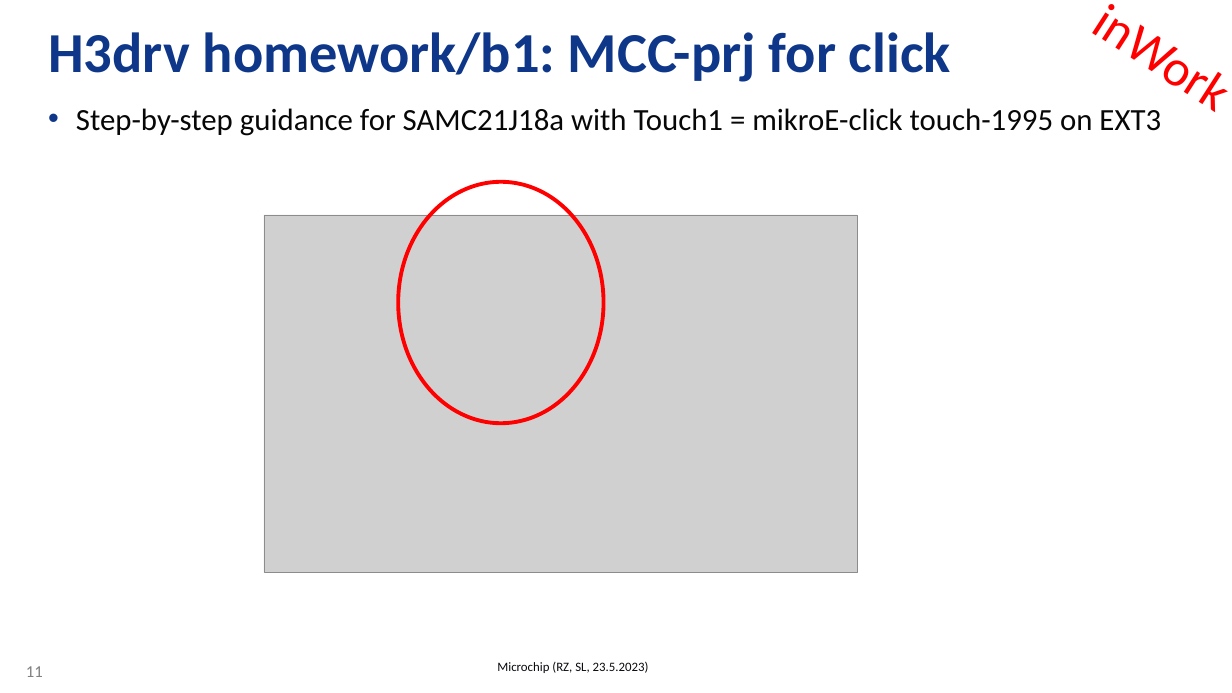
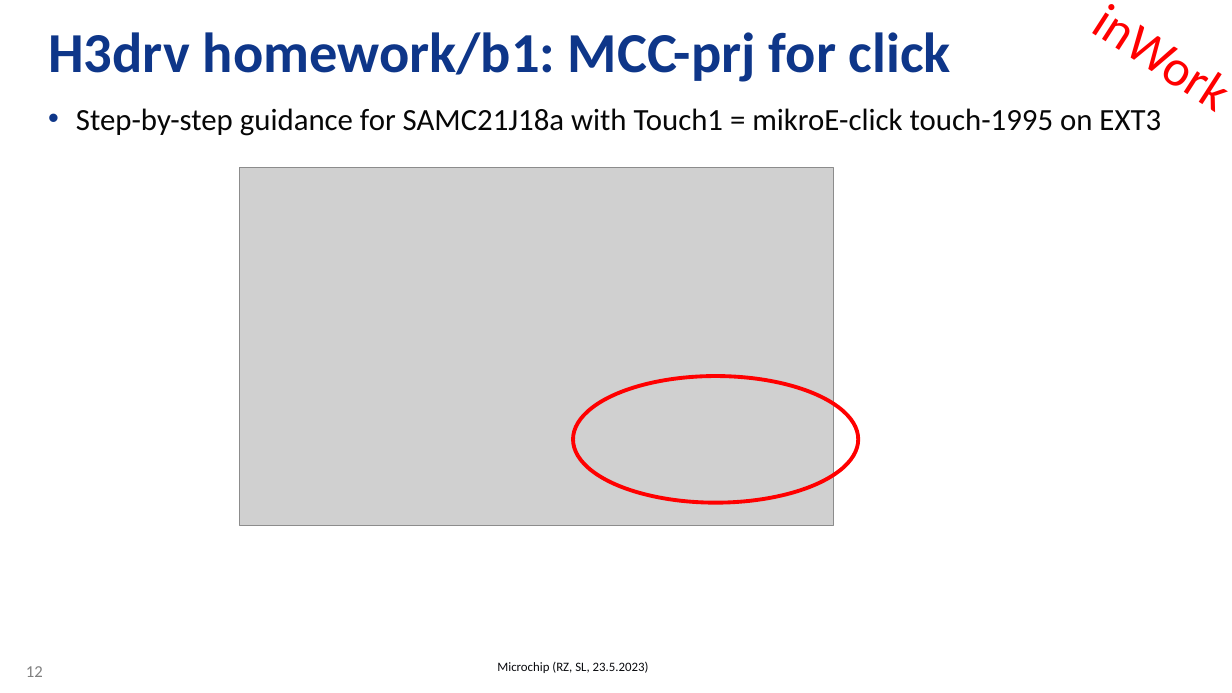
Before and after one commit to stefanluethin-microchip/h3_touch_samc21, a slide deck: slide 12 of H3drvHome_RZ-SL_C21_touch.pptx (slide 11 before the commit). Drawn at 1232x693 pixels with LibreOffice and Linux fonts; fonts in the diff are those of the drawing; grey boxes stand for pictures; background and template pictures are left out. Boxes give left, top, right and bottom in pixels: in the first picture for what was removed or moved away, otherwise in the second. Text is boxed around its words. In the diff, an @@ line names an element or a change of style, - is before the commit and + after.

```diff
--- a/H3drvHome_RZ-SL_C21_touch.pptx
+++ b/H3drvHome_RZ-SL_C21_touch.pptx
@@ picture: place and size @@
-picture at [264,215,858,573]
+picture at [240,168,834,526]
@@ ellipse removed at [398,182,604,423] @@
@@ ellipse added at [573,376,859,503], outline #FF0000 3 pt @@
@@ page number at [26,666,43,677]: text changed @@
-11
+12
```
Also in this commit, not shown: 6 other slides changed, 8 slides added.
